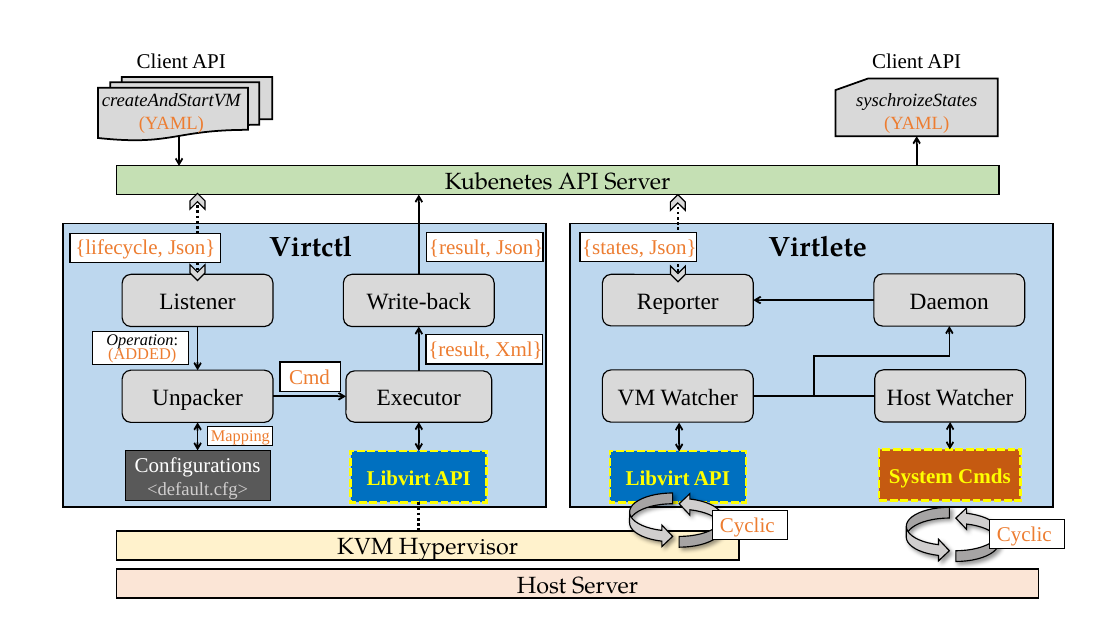
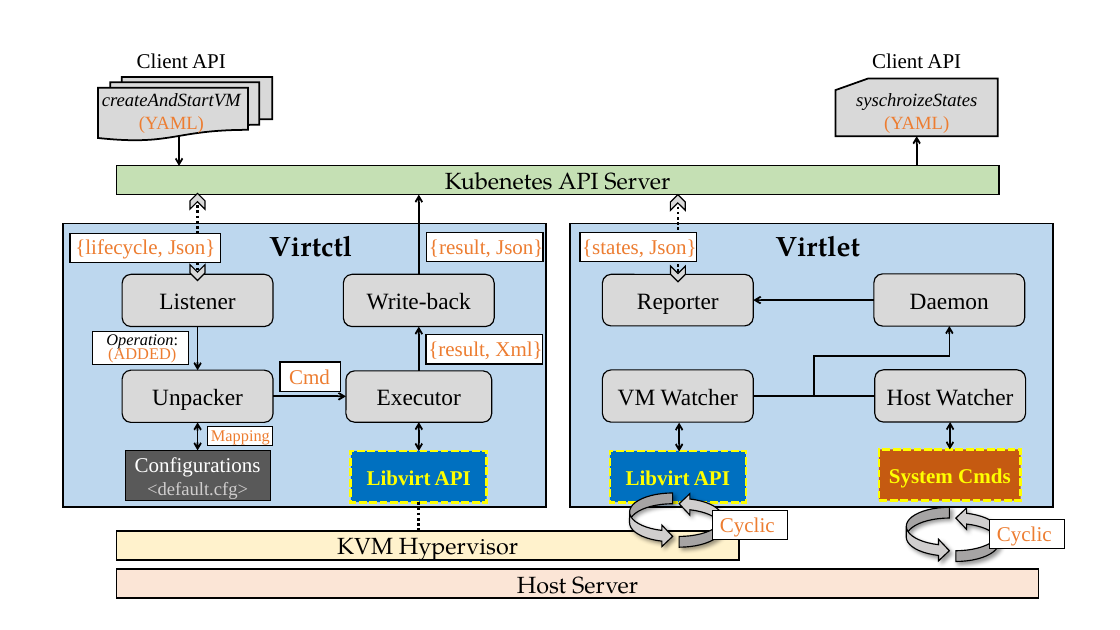
Before and after one commit to zwjhuhu/kubevmm, a slide deck: slide 1 of docs/design/Kubevirt backend design.pptx. Drawn at 1120x630 pixels with LibreOffice and Linux fonts; fonts in the diff are those of the drawing. Boxes give left, top, right and bottom in pixels: in the first picture for what was removed or moved away, otherwise in the second. Text is boxed around its words. In the diff, an @@ line names an element or a change of style, - is before the commit and + after.

```diff
--- a/docs/design/Kubevirt backend design.pptx
+++ b/docs/design/Kubevirt backend design.pptx
@@ text at (x1=775, y1=236, x2=860, y2=257): text changed @@
-Virtlete
+Virtlet
```
Also in this commit, not shown: 1 other file.
